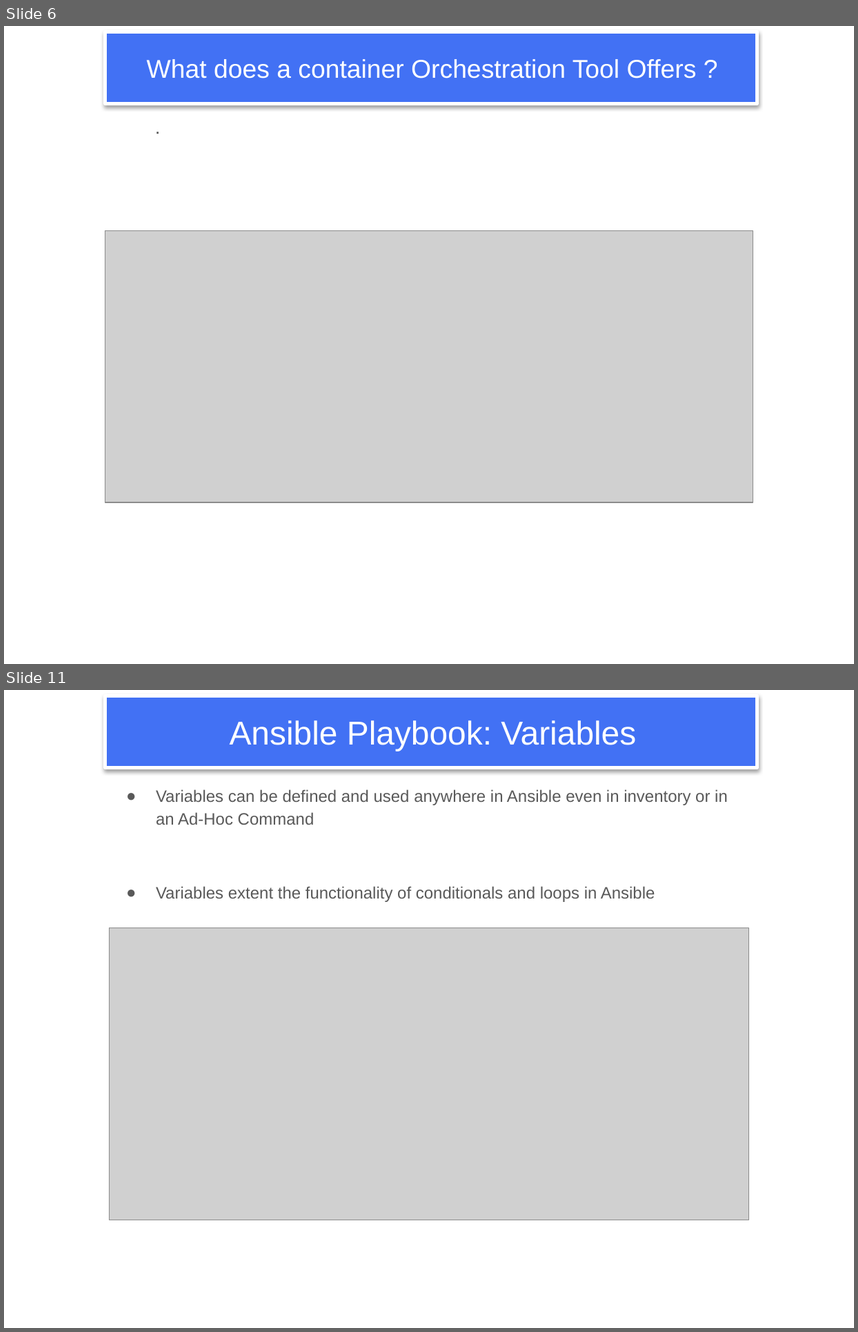
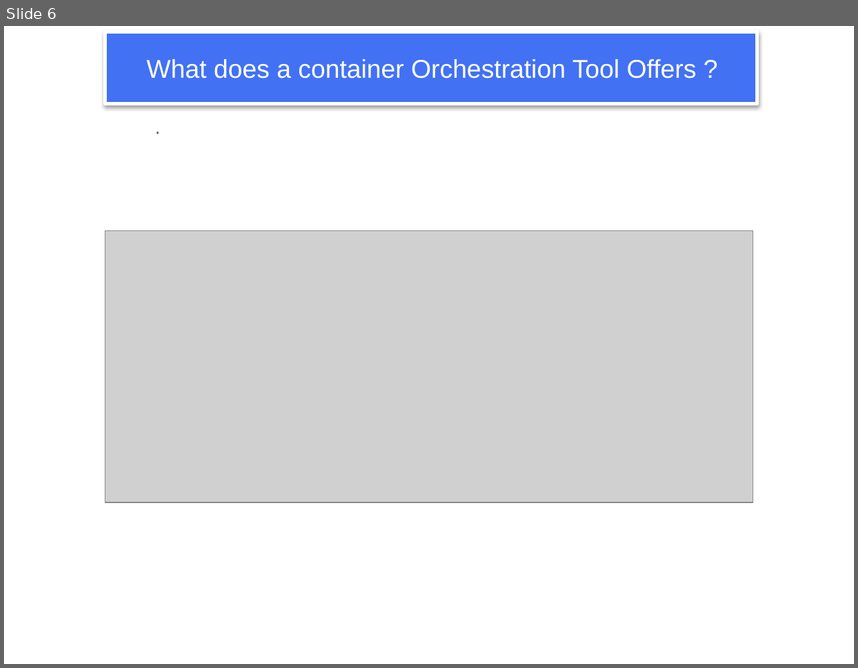
Before and after one commit to NubeEra-Abad/EmpDailyActivities, a slide deck: Module 12_Kubernetes Overview_Container Orchestration/06_Introduction to Kubernetes.pptx. Shown one above the other, each under a label of ours: slides 6 and 11 before the commit, slide 6 after it; the slides between them are not shown. The pictures are 858x1332 and 858x668 pixels, drawn with LibreOffice and Linux fonts; fonts in the diff are those of the drawing; grey boxes stand for pictures; background and template pictures are left out. Boxes give left, top, right and bottom in pixels: in the first picture for what was removed or moved away, otherwise in the second. Text is boxed around its words. In the diff, an @@ line names an element or a change of style, - is before the commit and + after.

```diff
--- a/Module 12_Kubernetes Overview_Container Orchestration/06_Introduction to Kubernetes.pptx
+++ b/Module 12_Kubernetes Overview_Container Orchestration/06_Introduction to Kubernetes.pptx
@@ slide 11 removed at [4, 690, 854, 1328], background #FFFFFF; not listed: 1 template element that a slide beside it also shows @@
@@ title removed at [230, 720, 636, 751] @@
-Ansible Playbook: Variables
@@ text removed at [156, 789, 728, 902] @@
-● Variables can be defined and used anywhere in Ansible even in inventory or in an Ad-Hoc Command
-● Variables extent the functionality of conditionals and loops in Ansible
@@ picture removed at [110, 928, 749, 1220] @@
```
Also in this commit, not shown: 1 slide changed, 11 slides added, 5 other slides removed, 3 other files.
